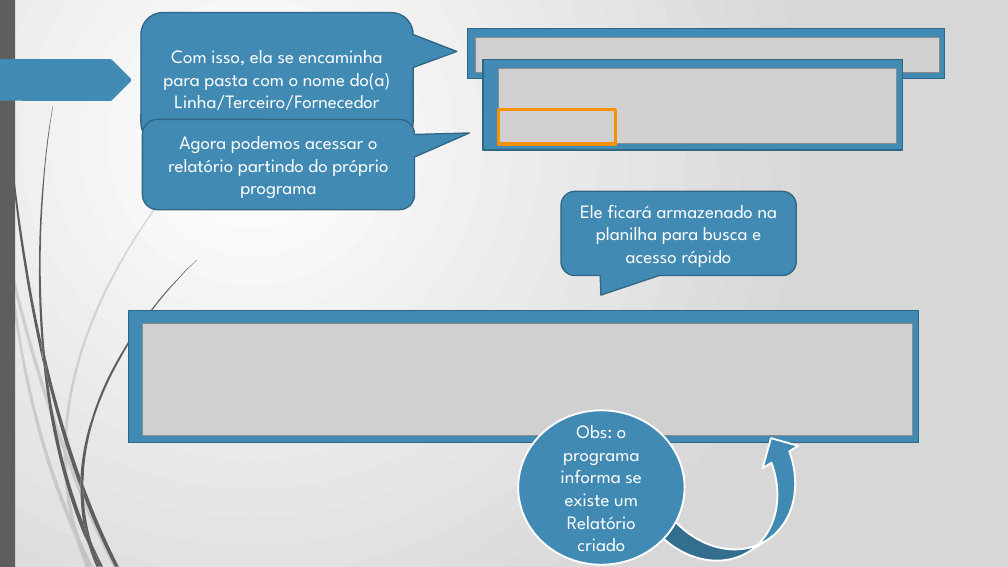
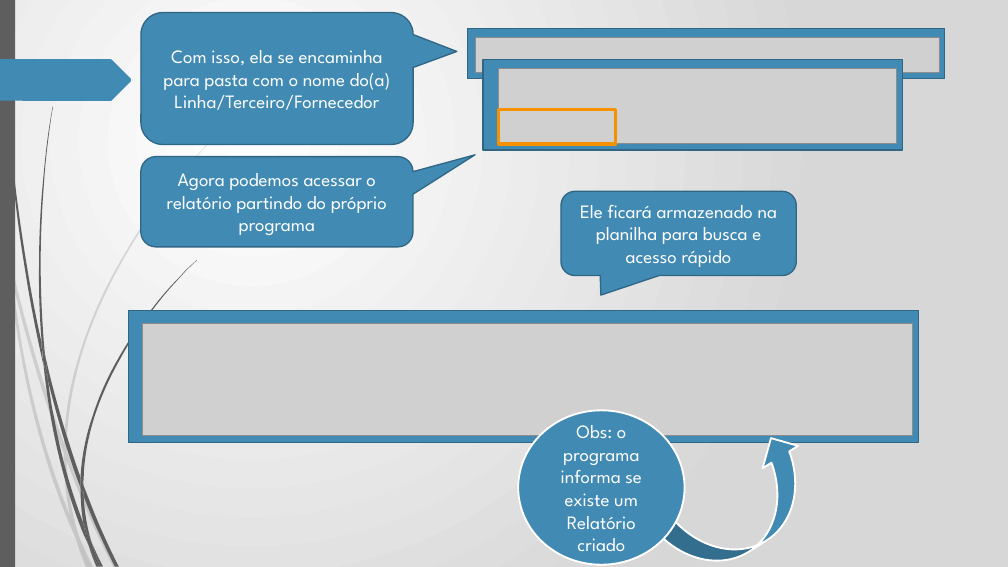
Before and after one commit to JeanPasquini/app_quality_system, a slide deck: slide 8 of Apresentação do Software.pptx. Drawn at 1008x567 pixels with LibreOffice and Linux fonts; fonts in the diff are those of the drawing; grey boxes stand for pictures. Boxes give left, top, right and bottom in pixels: in the first picture for what was removed or moved away, otherwise in the second. Text is boxed around its words. In the diff, an @@ line names an element or a change of style, - is before the commit and + after.

```diff
--- a/Apresentação do Software.pptx
+++ b/Apresentação do Software.pptx
@@ rounded speech box "Agora podemos acessar o relatório ...": place and size @@
-rounded speech box "Agora podemos acessar o relatório ..." at (142,119,414,209)
+rounded speech box "Agora podemos acessar o relatório ..." at (141,157,413,247)
@@ rounded speech box "Agora podemos acessar o relatório ..." at (141,157,413,247): proportions changed @@
```
Also in this commit, not shown: 8 other slides changed, 19 other files.
